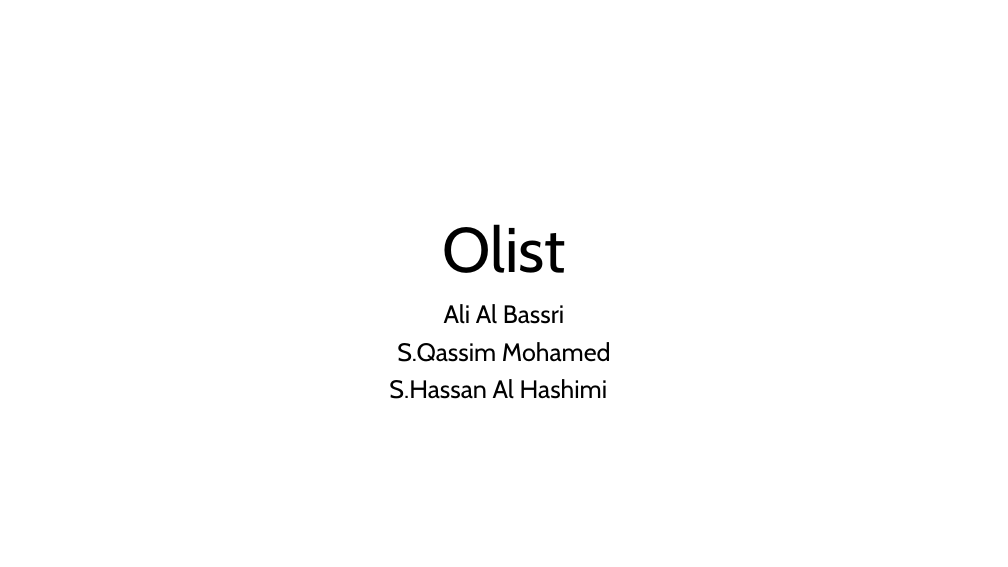
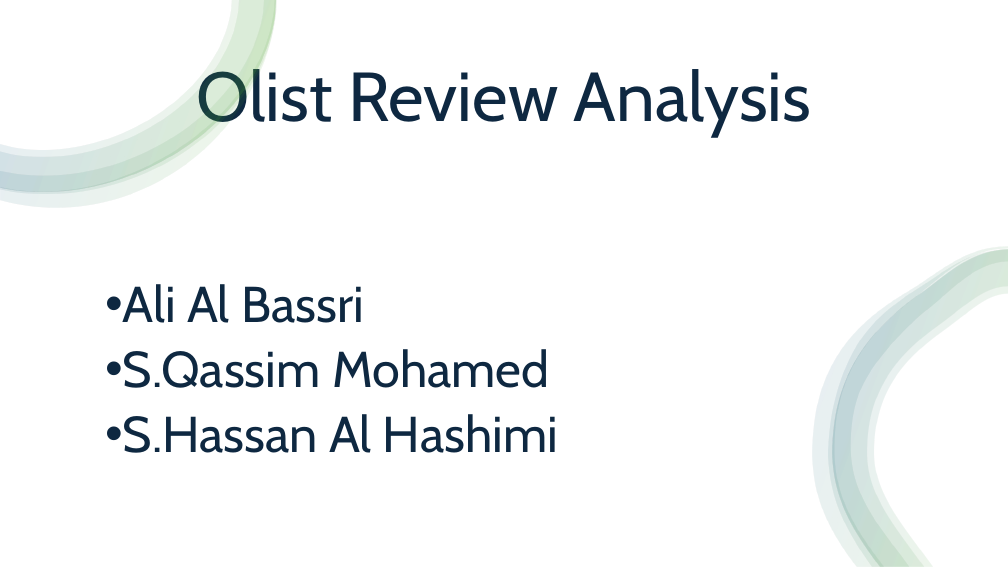
Before and after one commit to Sired1m/data_sprint_olist_G1, a slide deck: slide 1 of Olist Project updated.pptx. Drawn at 1008x567 pixels with LibreOffice and Linux fonts; fonts in the diff are those of the drawing. Boxes give left, top, right and bottom in pixels: in the first picture for what was removed or moved away, otherwise in the second. Text is boxed around its words. In the diff, an @@ line names an element or a change of style, - is before the commit and + after.

Commit message:
Add initial version of Olist Project presentation

```diff
--- a/Olist Project updated.pptx
+++ b/Olist Project updated.pptx
@@ rectangle added at (0,0,1008,567), fill #FFFFFF @@
@@ group added at (0,0,277,208): 4 freeform shapes @@
@@ title at (197,62,811,136): text changed; size 60 to 66 pt; text colour #000000 to #0E2841 @@
-Olist
+Olist Review Analysis
@@ group added at (813,246,1008,567): 4 freeform shapes @@
@@ subtitle "Ali Al Bassri": place and size @@
-subtitle "Ali Al Bassri" at (389,304,611,399)
+subtitle "Ali Al Bassri" at (123,284,558,453)
@@ subtitle "Ali Al Bassri" at (123,284,558,453): size 24 to 48 pt, text colour #000000 to #0E2841; alignment centre to left; bullet none to • @@
```
Also in this commit, not shown: 25 other slides changed, 2 slides added, 2 other files.
